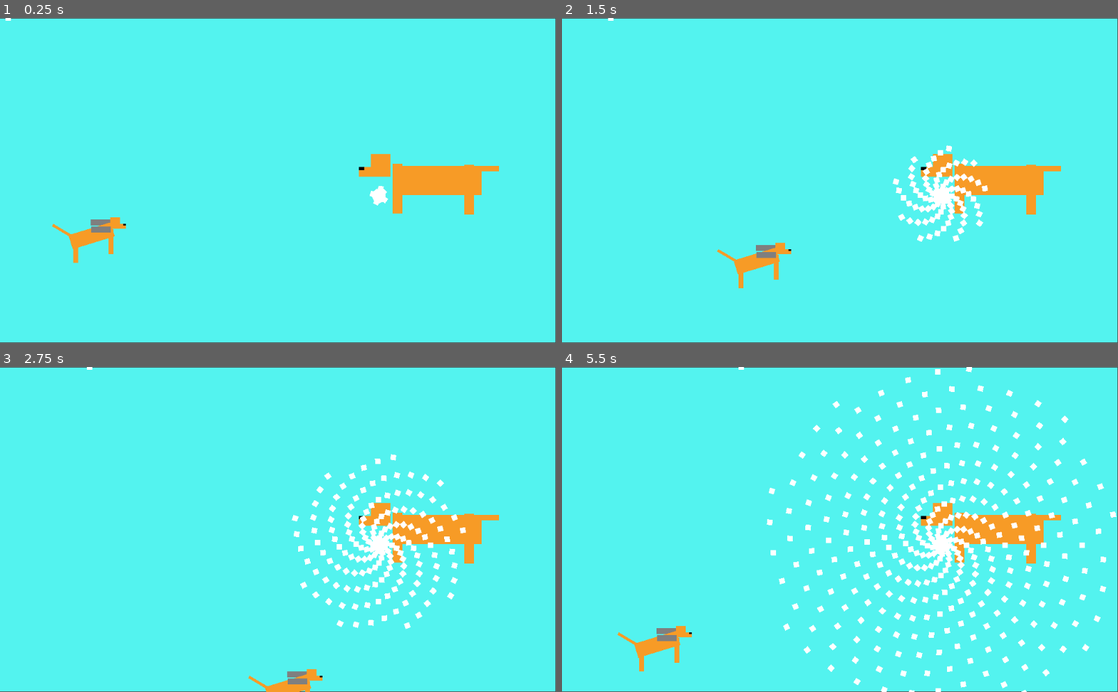
Above: before the commit, frames 1-4 (two rows, left to right).
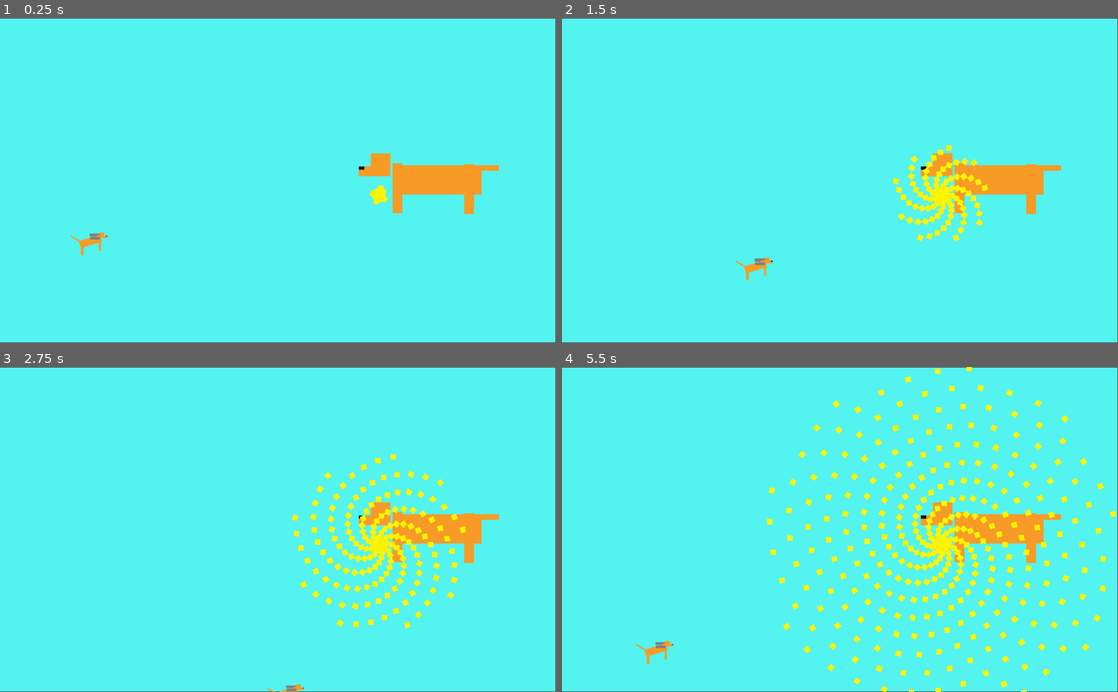
Above: after the commit, the same moments.

Repository: karlProbst/Caramelopunk
Game: Godot game, scene res://BossScene/Boss.tscn
Same seed, same stepped clock (60 frames per second), same inputs: the game is played once before the commit and once after it.
Inputs:
- Up to frame 1 (0.25 s): no input
- Up to frame 2 (1.5 s): tap Enter (ui_accept) at 0.5, 0.77 s; hold Right (ui_right) 0.53-1.28 s; hold Down (ui_down) from 1.28 s (still down)
- Up to frame 3 (2.75 s): tap Enter (ui_accept) at 1.52 s; release Down (ui_down) at 2.03 s; hold Right (ui_right) from 2.03 s (still down)
- Up to frame 4 (5.5 s): release Right (ui_right) at 2.78 s; hold Up (ui_up) 2.78-3.53 s; tap Enter (ui_accept) at 3.02, 3.77, 4.52 s; hold Left (ui_left) 3.53-5.03 s; hold Down (ui_down) from 5.03 s (still down)

The runs differ from the first frame. In frame 1, 0.9% of the frame differs, in the area x 1-90%, y 0-76%; in frame 2, 2.3%; in frame 3, 3.7%; in frame 4, 7.2%, in the area x 9-100%, y 0-100%.

Commit message:
bullet and things

Diff:
--- a/BossScene/Boss.tscn
+++ b/BossScene/Boss.tscn
@@ -1,8 +1,7 @@
-[gd_scene load_steps=7 format=2]
+[gd_scene load_steps=6 format=2]
 
 [ext_resource path="res://BossScene/caramelo.gd" type="Script" id=1]
 [ext_resource path="res://BossScene/punk.gd" type="Script" id=3]
-[ext_resource path="res://BossScene/Bullet.tscn" type="PackedScene" id=4]
 
 [sub_resource type="CapsuleShape2D" id=1]
 radius = 30.0
@@ -21,8 +20,9 @@
 margin_bottom = 599.0
 color = Color( 0.329412, 0.956863, 0.941176, 1 )
 
-[node name="caramelo" type="KinematicBody2D" parent="."]
+[node name="caramelo" type="KinematicBody2D" parent="." groups=["Player"]]
 position = Vector2( 164, 423 )
+scale = Vector2( 0.5, 0.5 )
 script = ExtResource( 1 )
 
 [node name="ColorRect6" type="ColorRect" parent="caramelo"]
@@ -68,11 +68,6 @@
 margin_bottom = -40.0
 color = Color( 0, 0, 0, 1 )
 
-[node name="CollisionShape2D" type="CollisionShape2D" parent="caramelo"]
-position = Vector2( 0, -23 )
-rotation = 1.5708
-shape = SubResource( 1 )
-
 [node name="ColorRect8" type="ColorRect" parent="caramelo"]
 margin_left = 3.0
 margin_top = -51.0
@@ -100,9 +95,17 @@
 [node name="Timer" type="Timer" parent="caramelo"]
 one_shot = true
 
+[node name="invincible" type="Timer" parent="caramelo"]
+one_shot = true
+
+[node name="CollisionShape2D" type="CollisionShape2D" parent="caramelo"]
+position = Vector2( 0, -23 )
+rotation = 1.5708
+shape = SubResource( 1 )
+
 [node name="punk" type="KinematicBody2D" parent="."]
 material = SubResource( 3 )
-position = Vector2( 799, 329 )
+position = Vector2( 799, 328 )
 scale = Vector2( -2, 2 )
 script = ExtResource( 3 )
 
@@ -163,6 +166,6 @@
 [node name="rotator" type="Node2D" parent="punk"]
 position = Vector2( 1, 16 )
 
-[node name="bullet" parent="." instance=ExtResource( 4 )]
-
 [connection signal="timeout" from="caramelo/Timer" to="caramelo" method="_on_Timer_timeout"]
+[connection signal="timeout" from="caramelo/invincible" to="caramelo" method="_on_Timer_timeout"]
+[connection signal="timeout" from="caramelo/invincible" to="caramelo" method="_on_invincible_timeout"]
--- a/BossScene/Bullet.gd
+++ b/BossScene/Bullet.gd
@@ -1,15 +1,18 @@
 extends Node2D
 
 
-# Declare member variables here. Examples:
-# var a = 2
-# var b = "text"
-
-
-# Called when the node enters the scene tree for the first time.
+var dano := 10
+var tamanho := 10
 func _ready():
-	pass # Replace with function body.
+	pass
 
 
 func _process(delta):
 	self.position+=Vector2(1,0).rotated(self.rotation)
+
+
+
+func _on_Area2D_body_entered(body):
+	if body.is_in_group("Player"):
+		body.hit(dano)
+		print("hit")
--- a/BossScene/Bullet.tscn
+++ b/BossScene/Bullet.tscn
@@ -1,12 +1,23 @@
-[gd_scene load_steps=2 format=2]
+[gd_scene load_steps=3 format=2]
 
 [ext_resource path="res://BossScene/Bullet.gd" type="Script" id=1]
 
-[node name="bullet" type="Node2D"]
+[sub_resource type="CircleShape2D" id=1]
+radius = 5.0
+
+[node name="Area2D" type="Area2D" groups=["Projeteis"]]
 script = ExtResource( 1 )
 
-[node name="ColorRect" type="ColorRect" parent="."]
+[node name="CollisionShape2D" type="CollisionShape2D" parent="."]
+shape = SubResource( 1 )
+
+[node name="bullet" type="Node2D" parent="."]
+
+[node name="ColorRect" type="ColorRect" parent="bullet"]
 margin_left = -5.0
 margin_top = -5.0
 margin_right = 5.0
 margin_bottom = 5.0
+color = Color( 1, 0.960784, 0, 1 )
+
+[connection signal="body_entered" from="." to="." method="_on_Area2D_body_entered"]
--- a/BossScene/caramelo.gd
+++ b/BossScene/caramelo.gd
@@ -17,6 +17,7 @@
 var bullets_left = weapon_automatic
 
 onready var timer=$Timer
+onready var invincible=$invincible
 
 var vel:=Vector2.ZERO
 
@@ -81,8 +82,21 @@
 			lock = true
 
 
+func hit(dano):
+	if(invincible.time_left<=0.1):
+		life-=dano
+		invincible.start(1)
+		#fazer var depois
+		$ColorRect.color="ff0000"
+
+
+
 func shoot():
 	print("shoot!")
 
 func _on_Timer_timeout():
 	timer.start(weapon_rate)
+
+
+func _on_invincible_timeout():
+	$ColorRect.color="f89c27"
